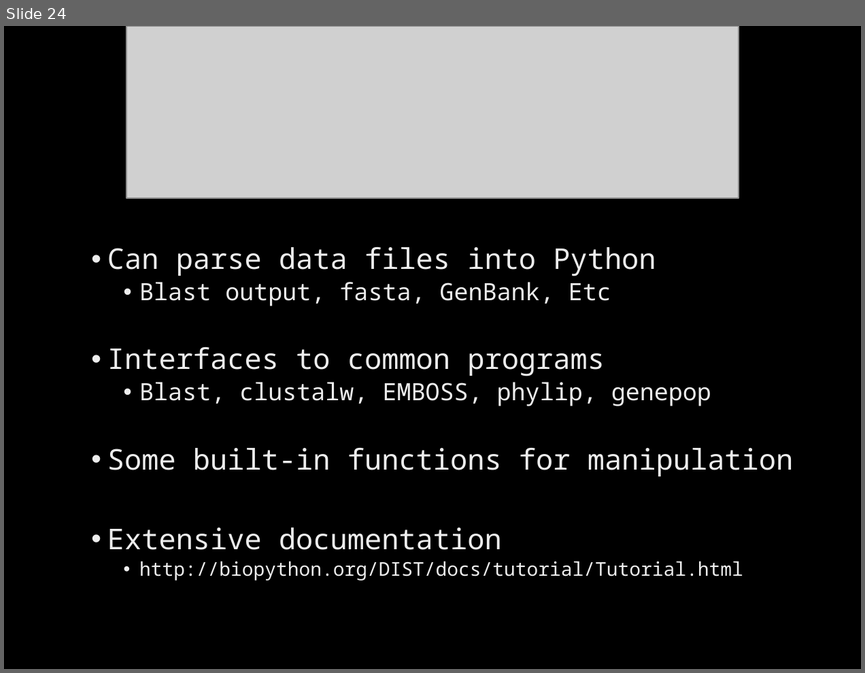
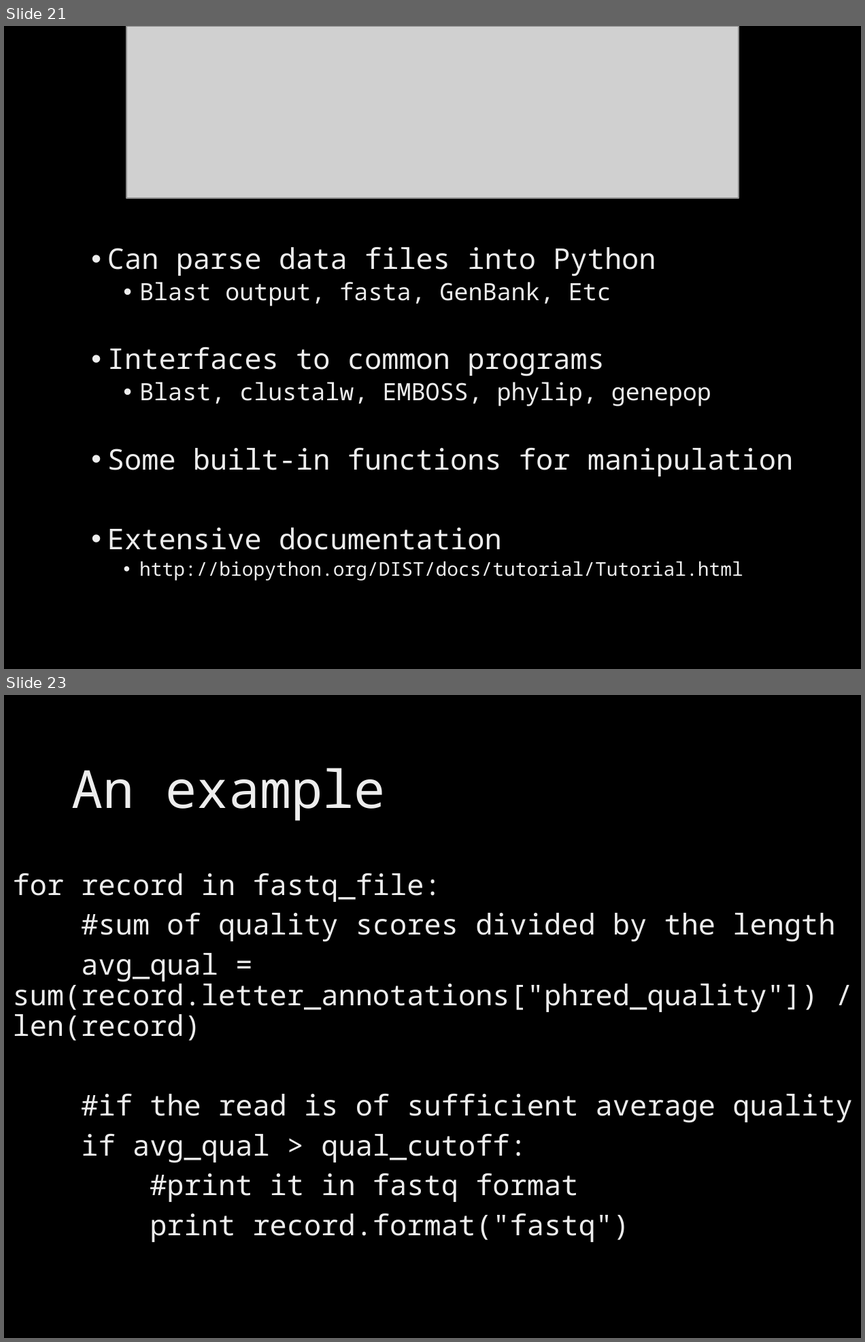
Before and after one commit to brevans/MPS_Workshop, a slide deck: presentations/intro python.pptx. Shown one above the other, each under a label of ours: slide 24 before the commit, slides 21 and 23 after it; the slides between them are not shown. The pictures are 865x673 and 865x1342 pixels, drawn with LibreOffice and Linux fonts; fonts in the diff are those of the drawing; grey boxes stand for pictures; background and template pictures are left out. Boxes give left, top, right and bottom in pixels: in the first picture for what was removed or moved away, otherwise in the second. Text is boxed around its words. In the diff, an @@ line names an element or a change of style, - is before the commit and + after.

```diff
--- a/presentations/intro python.pptx
+++ b/presentations/intro python.pptx
@@ slide 23 added at (4, 695, 861, 1338), background picture (left out) @@
@@ title added at (71, 768, 385, 821), 44 pt, text gradient #DEDEDE to #EDEDED to #FFFFFF @@
+An example
@@ text added at (13, 873, 852, 1242), 24 pt, text gradient #DEDEDE to #EDEDED to #FFFFFF @@
+for record in fastq_file:
+#sum of quality scores divided by the length
+avg_qual = sum(record.letter_annotations["phred_quality"]) / len(record)
+#if the read is of sufficient average quality
+if avg_qual > qual_cutoff:
+#print it in fastq format
+print record.format("fastq")
@@ what was slide 24 is now slide 21 @@
```
Also in this commit, not shown: 1 slide changed, 1 other slide added, 3 slides removed, 1 other file.
